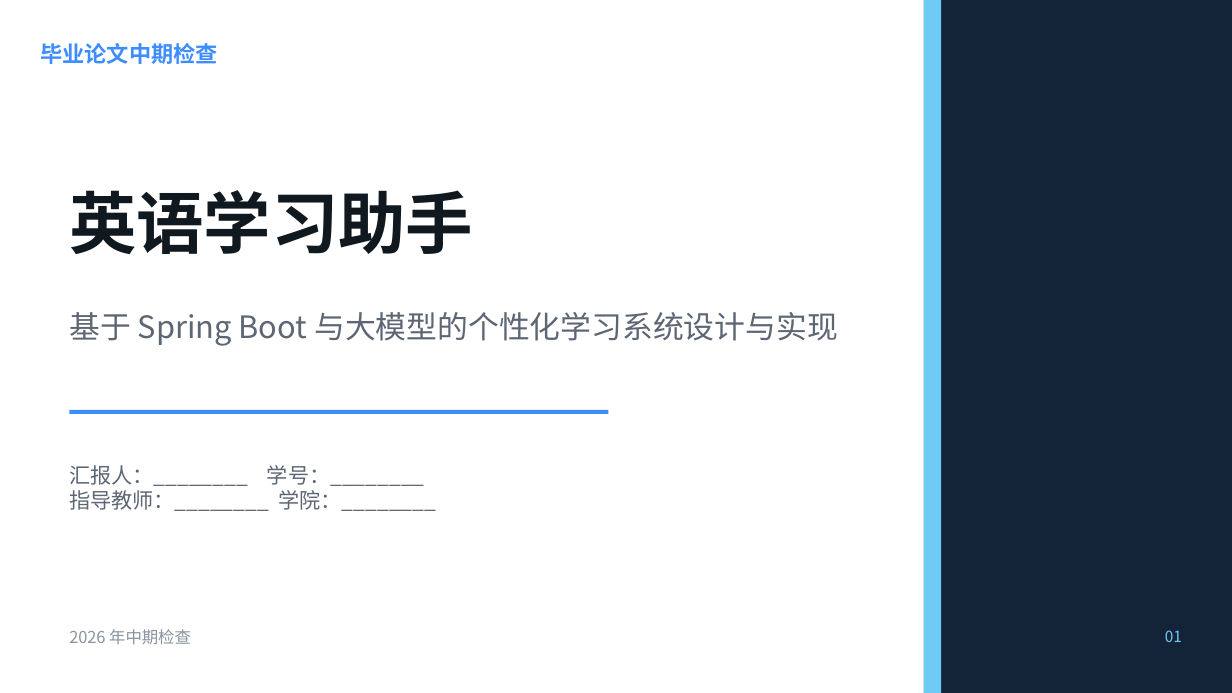
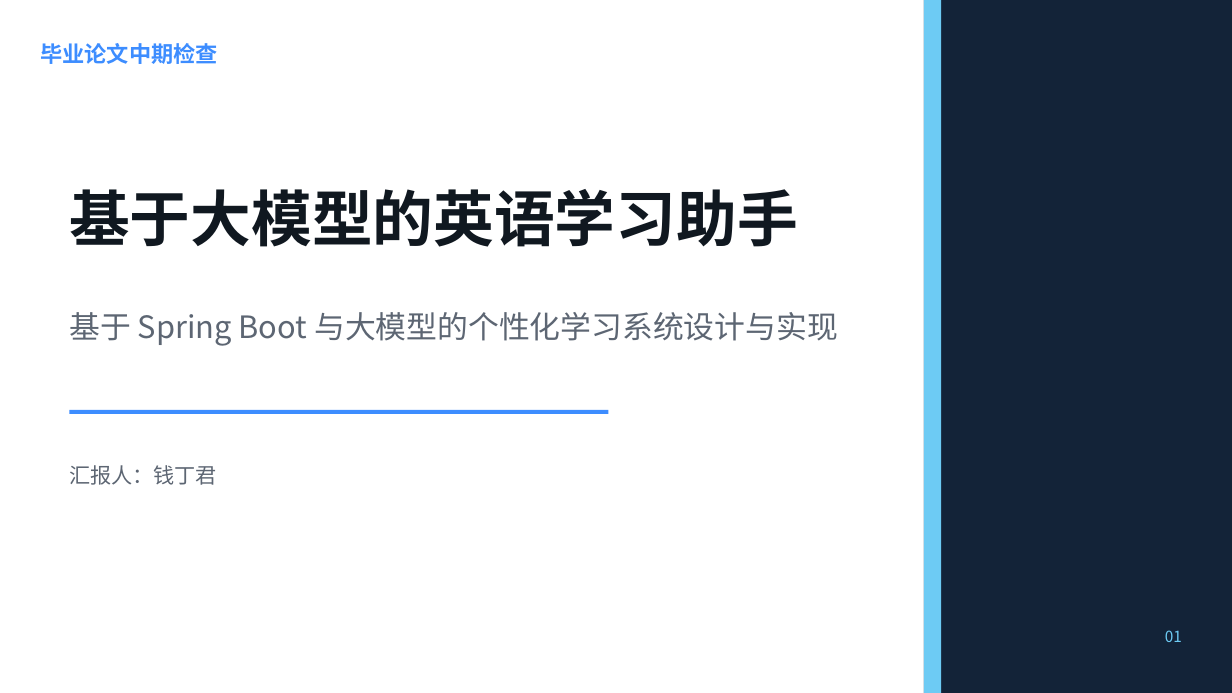
Before and after one commit to erghjmncq6643981/demo-2026, a slide deck: slide 1 of chandler26-jdk17-learning-assistant/毕业论文中期检查-智能学习助手.pptx. Drawn at 1232x693 pixels with LibreOffice and Linux fonts; fonts in the diff are those of the drawing. Boxes give left, top, right and bottom in pixels: in the first picture for what was removed or moved away, otherwise in the second. Text is boxed around its words. In the diff, an @@ line names an element or a change of style, - is before the commit and + after.

```diff
--- a/chandler26-jdk17-learning-assistant/毕业论文中期检查-智能学习助手.pptx
+++ b/chandler26-jdk17-learning-assistant/毕业论文中期检查-智能学习助手.pptx
@@ text at [69,189,798,247]: text changed; size 52.5 to 47.2 pt @@
-英语学习助手
+基于大模型的英语学习助手
@@ text at [69,465,217,485]: text changed @@
-汇报人：________ 学号：________
-指导教师：________ 学院：________
+汇报人：钱丁君
@@ text removed at [69,629,191,644] @@
-2026 年中期检查
```
Also in this commit, not shown: 3 other slides changed, 24 other files.
